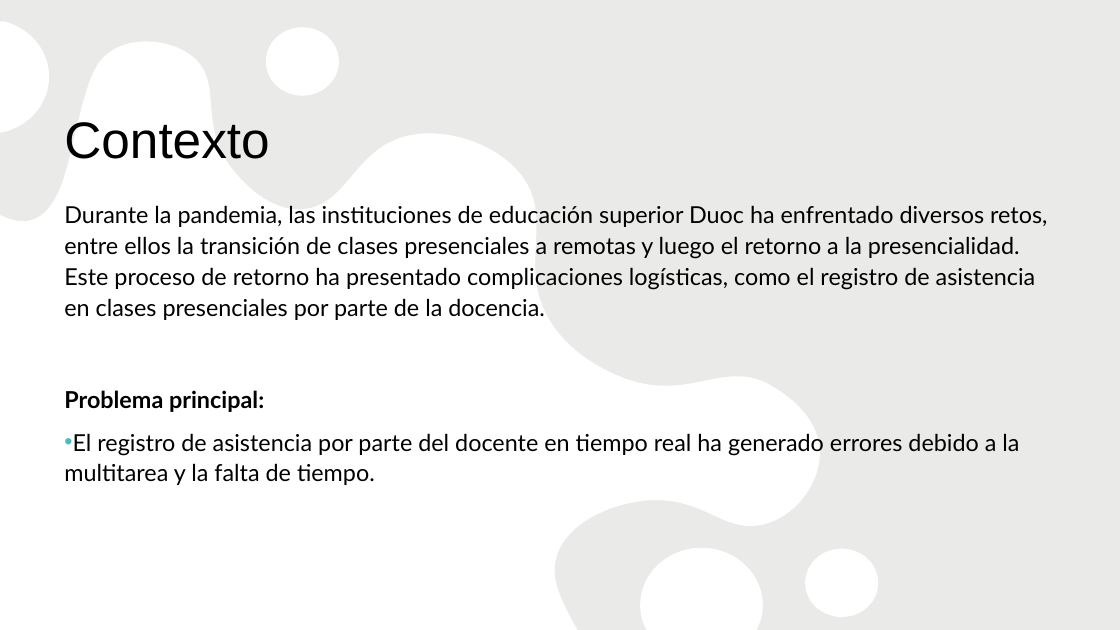
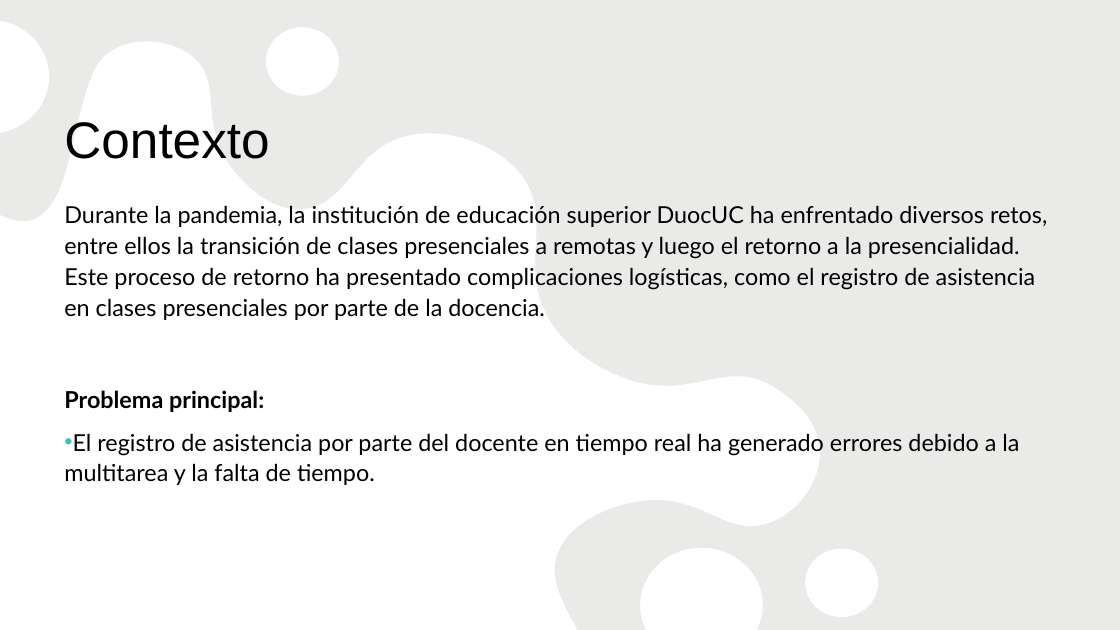
Before and after one commit to Lightnuss/app-ionic, a slide deck: slide 3 of Presentacion- Aplicacion movil -Jordan Ordenes - Lino Barrera.pptx. Drawn at 1120x630 pixels with LibreOffice and Linux fonts; fonts in the diff are those of the drawing. Boxes give left, top, right and bottom in pixels: in the first picture for what was removed or moved away, otherwise in the second. Text is boxed around its words. In the diff, an @@ line names an element or a change of style, - is before the commit and + after.

```diff
--- a/Presentacion- Aplicacion movil -Jordan Ordenes - Lino Barrera.pptx
+++ b/Presentacion- Aplicacion movil -Jordan Ordenes - Lino Barrera.pptx
@@ text at [64,205,1047,412]: text changed @@
-Durante la pandemia, las instituciones de educación superior Duoc ha enfrentado diversos retos, entre ellos la transición de clases presenciales a remotas y luego el retorno a la presencialidad. Este proceso de retorno ha presentado complicaciones logísticas, como el registro de asistencia en clases presenciales por parte de la docencia.
-Problema principal:
+Durante la pandemia, la institución de educación superior DuocUC ha enfrentado diversos retos, entre ellos la transición de clases presenciales a remotas y luego el retorno a la presencialidad. Este proceso de retorno ha presentado complicaciones logísticas, como el registro de asistencia en clases presenciales por parte de la docencia.
+Problema principal:
```
Also in this commit, not shown: 1 other file.
